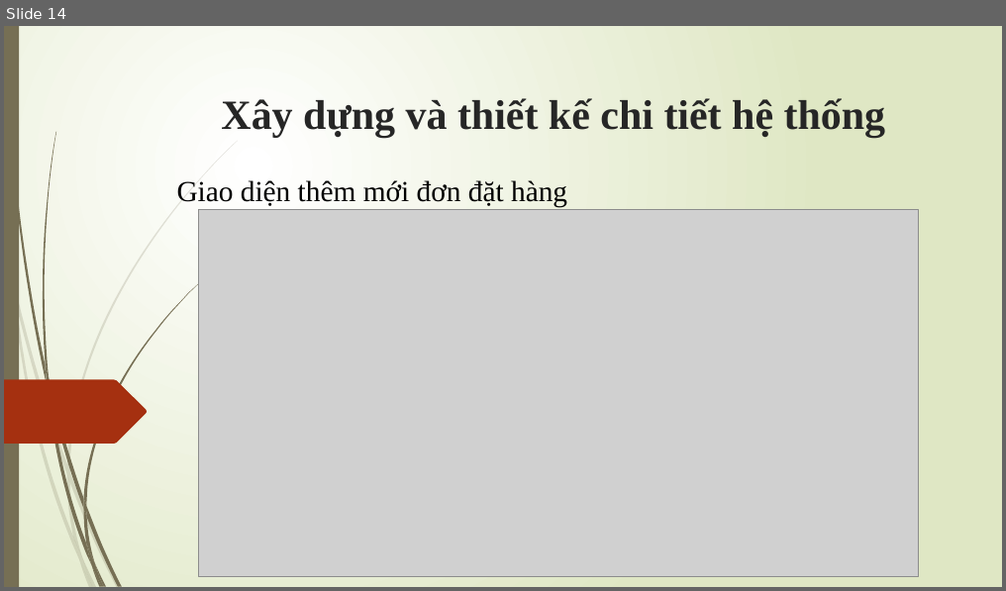
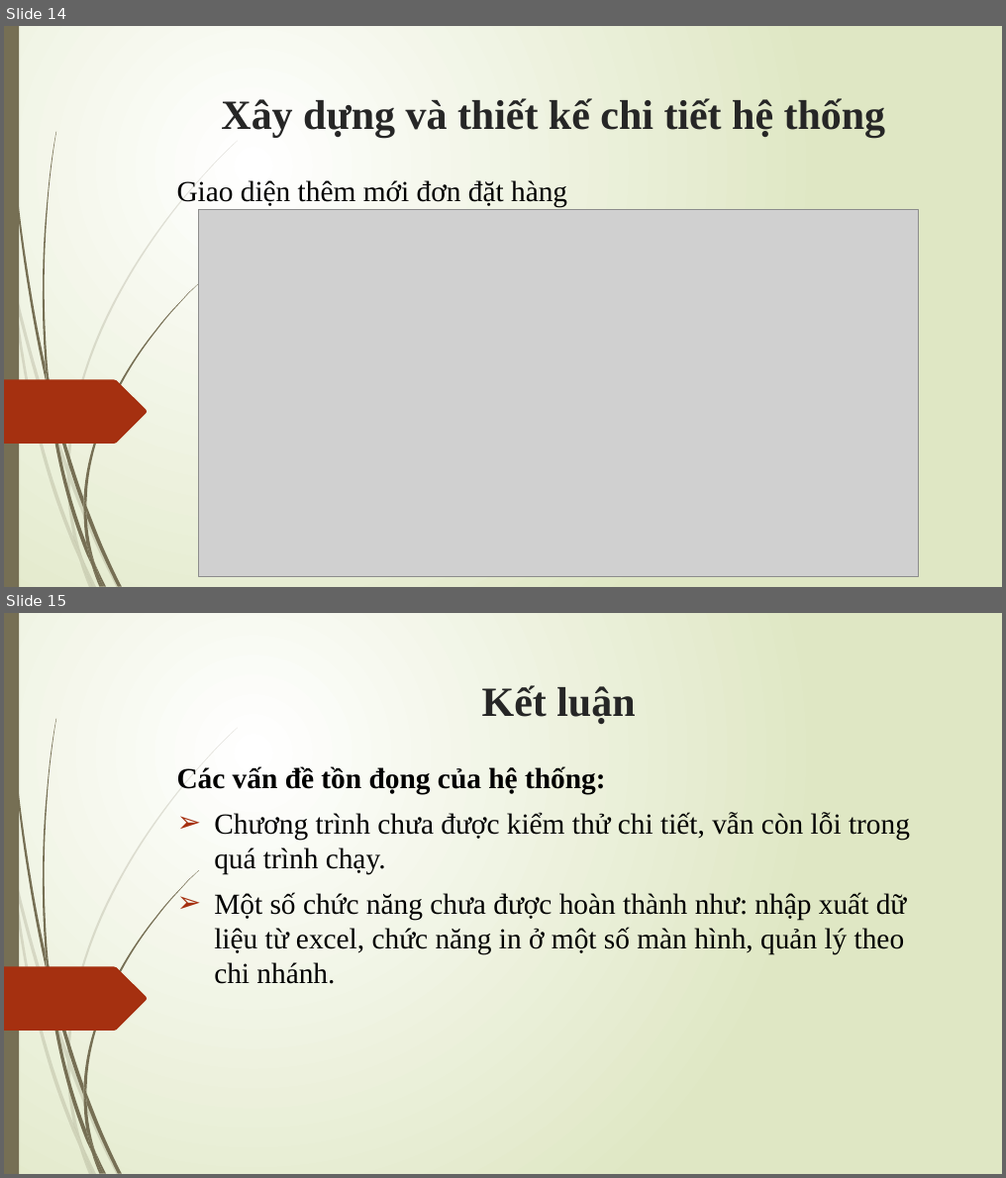
Before and after one commit to namtv1996/QuanLySieuThi, a slide deck: BAO CAO/SLIDE Báo cáo đồ án tốt nghiệp.pptx. Shown one above the other, each under a label of ours: slide 14 before the commit, slides 14 and 15 after it. The pictures are 1006x591 and 1006x1178 pixels, drawn with LibreOffice and Linux fonts; fonts in the diff are those of the drawing; grey boxes stand for pictures. Boxes give left, top, right and bottom in pixels: in the first picture for what was removed or moved away, otherwise in the second. Text is boxed around its words. In the diff, an @@ line names an element or a change of style, - is before the commit and + after.

```diff
--- a/BAO CAO/SLIDE Báo cáo đồ án tốt nghiệp.pptx
+++ b/BAO CAO/SLIDE Báo cáo đồ án tốt nghiệp.pptx
@@ slide 15 added at (x1=4, y1=613, x2=1002, y2=1174), background gradient #FFFFFF to #DFE8C4; not listed: 24 template elements that a slide beside it also shows @@
@@ title added at (x1=482, y1=685, x2=635, y2=724), 40 pt, text #262626, bold @@
+Kết luận
@@ subtitle added at (x1=177, y1=766, x2=910, y2=984), 28 pt, text #000000 @@
+Các vấn đề tồn đọng của hệ thống:
+➢ Chương trình chưa được kiểm thử chi tiết, vẫn còn lỗi trong quá trình chạy.
+➢ Một số chức năng chưa được hoàn thành như: nhập xuất dữ liệu từ excel, chức năng in ở một số màn hình, quản lý theo chi nhánh.
```
Also in this commit, not shown: 1 other slide added.
